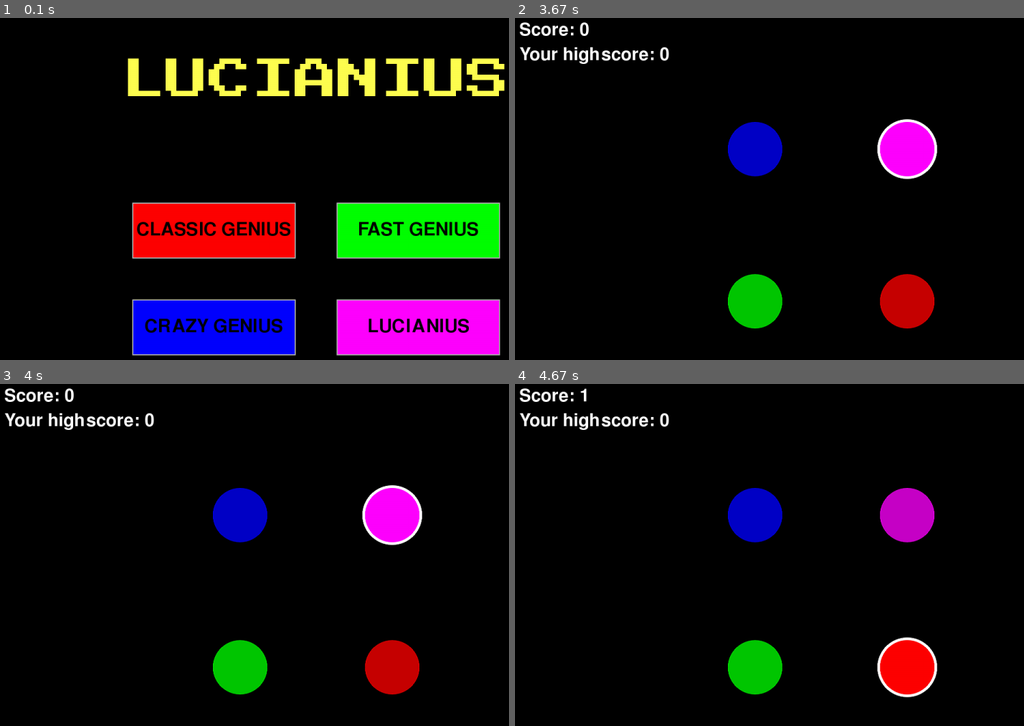
Above: before the commit, frames 1-4 (two rows, left to right).
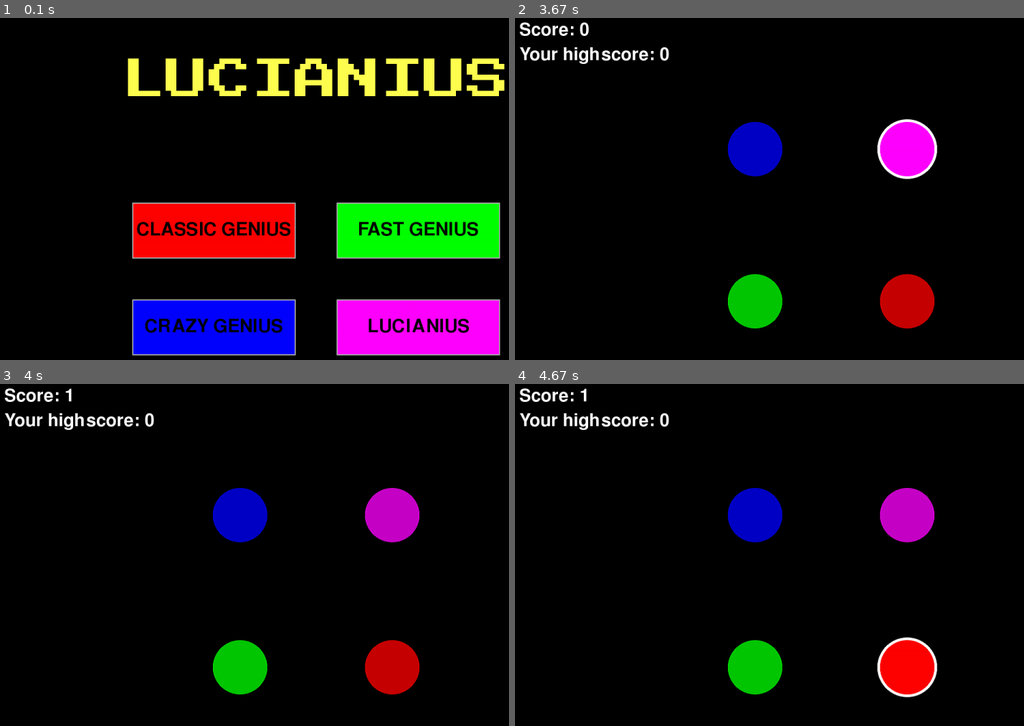
Above: after the commit, the same moments.

Repository: arieltl/genius-pygame
Game: pygame game, started from genius.py
The game is run twice, just before and just after one commit, with the same random seed, the same clock (stepped at 60 frames per second) and the same inputs.
Inputs (mouse positions are in pixels of both pictures, inside the frame that each line leads up to):
- Up to frame 1 (0.1 s): no input
- Up to frame 2 (3.67 s): press the mouse at (932, 230) at 0.37 s; move the mouse to (774, 284) at 0.47 s; release the mouse at (621, 339) at 0.6 s; click (896, 147) at 1.88 s
- Up to frame 3 (4 s): no input
- Up to frame 4 (4.67 s): no input

Frames 1-2 are identical in both runs. In frame 3, 1.7% of the frame differs, in the area x 12-83%, y 1-48%; in frame 4, nothing differs.

Commit message:
musicas e ajuste de imagem

Diff:
--- a/game_menu.py
+++ b/game_menu.py
@@ -2,6 +2,12 @@
 from CONFIG import WIDTH,HEIGHT,COLORS, QUIT, INIT, GAME
 import pygame
 import os
+
+pygame.mixer.pre_init(44100, -16, 2)
+pygame.mixer.init()
+
+music = pygame.mixer.Sound(os.path.join("sprites","korobeiniki.wav"))
+music.set_volume(0.2)
 def main_menu(window, manager):
 
 
@@ -22,7 +28,7 @@
     lucianius_button = Button(COLORS[3],x_pos1,y_pos1,b_width,b_height,"LUCIANIUS", 50)
 
     buttons = [classic_button,fast_button,crazy_button,lucianius_button]
-
+    music.play(-1)
     while True:
         for event in pygame.event.get():
             if event.type == pygame.QUIT:
@@ -33,16 +39,16 @@
             elif event.type == pygame.MOUSEBUTTONDOWN and event.button == 1:
                 if classic_button.isOver(event.pos):
                     manager.difficulty = [False, False]
-                    return GAME
+                    return go_to_game()
                 elif fast_button.isOver(event.pos):
                     manager.difficulty = [True, False]
-                    return GAME
+                    return go_to_game()
                 elif crazy_button.isOver(event.pos):
                     manager.difficulty = [False, True]
-                    return GAME
+                    return go_to_game()
                 elif lucianius_button.isOver(event.pos):
                     manager.difficulty = [True, True]
-                    return GAME
+                    return go_to_game()
 
         window.fill((0,0,0))
         window.blit(text,(WIDTH/2 - text.get_width()/2,90))
@@ -50,3 +56,7 @@
         for button in buttons:
             button.draw(window,(180,180,180))
         pygame.display.update()
+
+        def go_to_game():
+            music.stop()
+            return GAME
--- a/game_over_menu.py
+++ b/game_over_menu.py
@@ -2,6 +2,9 @@
 import os
 from CONFIG import WIDTH,HEIGHT,COLORS,QUIT,GAME,INIT,FPS
 from support_classes import Button
+
+music = pygame.mixer.Sound(os.path.join("sprites","evil_morty.ogg"))
+music.set_volume(0.4)
 
 def game_over(window):
     font_path = os.path.join("sprites","PressStart2P-Regular.ttf")
@@ -18,6 +21,7 @@
     main_menu_b = Button(COLORS[0],x_pos1,y_pos,b_width,b_height,"Main Menu",35,font_path)
     buttons = [play_again_b,main_menu_b]
 
+    music.play(-1)
     clock = pygame.time.Clock()
     while True:
         clock.tick(FPS)
@@ -33,8 +37,10 @@
                     button.react_to_mouse(event.pos)
             elif event.type == pygame.MOUSEBUTTONDOWN and event.button == 1:
                 if play_again_b.isOver(event.pos):
+                    music.stop()
                     return GAME
                 elif main_menu_b.isOver(event.pos):
+                    music.stop()
                     return INIT
 
         pygame.display.update()
--- a/genius.py
+++ b/genius.py
@@ -10,8 +10,7 @@
     def __init__(self):
 
         #incializa pygame
-        pygame.mixer.pre_init(44100, -16, 2)
-        pygame.mixer.init()
+
         pygame.init()
         if not os.path.exists("scores.json"):
             data = { "[True, True]" : 0,
--- a/main_game.py
+++ b/main_game.py
@@ -7,14 +7,16 @@
 import os
 import json
 
-
 class GeniusGame:
     def __init__(self, window, manager):
         self.window = window
         self.manager = manager
-        self.luci = pygame.image.load(os.path.join("sprites","Lucy High Tech.png")).convert_alpha()
+        luci = pygame.image.load(os.path.join("sprites","luci.png")).convert_alpha()
         self.luci_sound = pygame.mixer.Sound(os.path.join("sprites","scream.ogg"))
         self.buzzer_sound = pygame.mixer.Sound(os.path.join("sprites","buzzer.wav"))
+        height = HEIGHT-50
+        width = int(luci.get_width() * height / luci.get_height())
+        self.luci = pygame.transform.scale(luci,(width,height))
 
     def start_game(self):
         #reseta valor de propriedades para comecar um novo jogo
@@ -35,7 +37,7 @@
     #adciona um botao na sequencia
     def increment_sequence(self):
         round = len(self.sequence)
-        if self.difficulty[1] and round % 4 == 0 and round !=0 and len(self.circles) < 8:
+        if self.difficulty[1] and round % 2 == 0 and round !=0 and len(self.circles) < 8:
             next_i = len(self.circles)
             self.circles.append(Circle(50,COLORS[next_i],FREQUENCIES[next_i]))
             print(round)
@@ -43,7 +45,7 @@
             self.calculate_scene()
             self.draw_scene()
 
-        if self.difficulty[0] and round % 2 == 0 and round !=0:
+        if self.difficulty[0] and round % 1 == 0 and round !=0:
             self.flash_time = int(self.flash_time * (0.85 if self.flash_time > 300 else 1))
             self.waiting_time = int(self.waiting_time * (0.95 if self.waiting_time > 200 else 1))
 
Binary file removed: sprites/Lucy High Tech.png
Binary file added: sprites/luci.png
Not shown, added: sprites/evil_morty.ogg
Not shown, added: sprites/korobeiniki.wav
